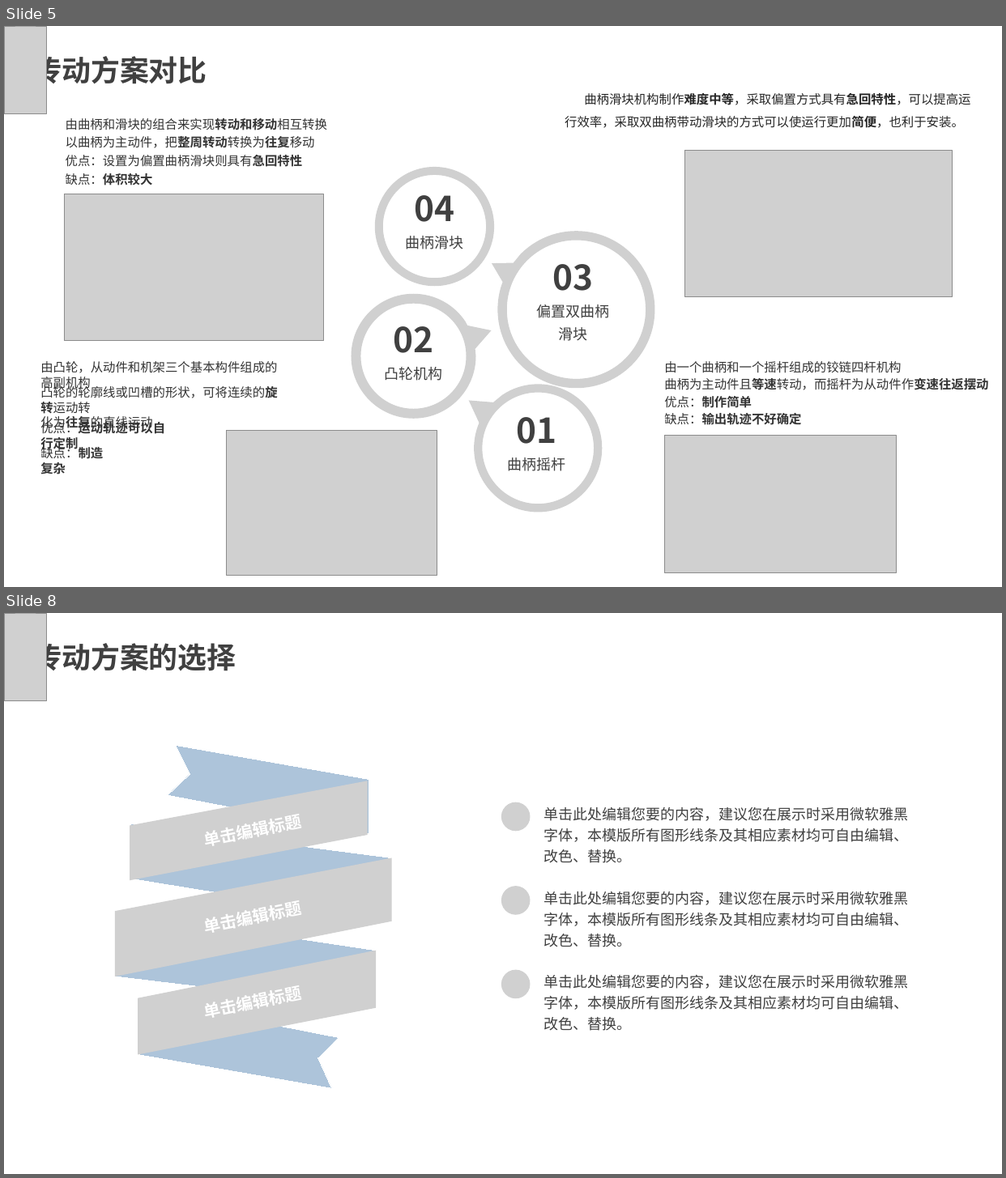
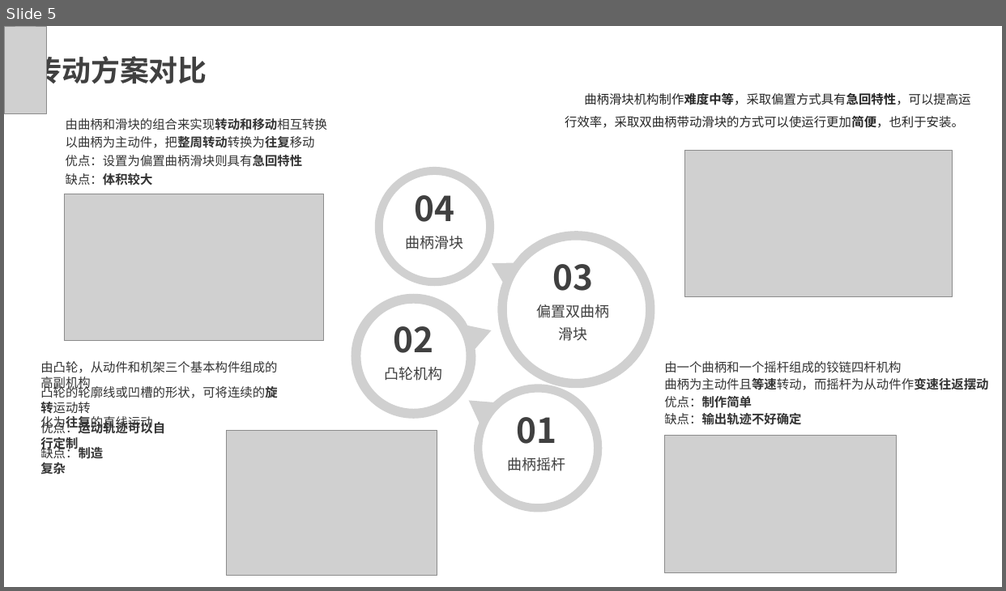
Before and after one commit to CMChris-Beat/InertiaScreen, a slide deck: 4.Docs/3.PresentationDoc/惯性筛课程设计答辩PPT.pptx. Shown one above the other, each under a label of ours: slides 5 and 8 before the commit, slide 5 after it; the slides between them are not shown. The pictures are 1006x1178 and 1006x591 pixels, drawn with LibreOffice and Linux fonts; fonts in the diff are those of the drawing; grey boxes stand for pictures; background and template pictures are left out. Boxes give left, top, right and bottom in pixels: in the first picture for what was removed or moved away, otherwise in the second. Text is boxed around its words. In the diff, an @@ line names an element or a change of style, - is before the commit and + after.

```diff
--- a/4.Docs/3.PresentationDoc/惯性筛课程设计答辩PPT.pptx
+++ b/4.Docs/3.PresentationDoc/惯性筛课程设计答辩PPT.pptx
@@ slide 8 removed at box(4, 613, 1002, 1174), background picture (left out) @@
@@ rectangle removed at box(4, 613, 1002, 1174) @@
@@ picture removed at box(4, 613, 47, 701) @@
@@ text removed at box(32, 639, 236, 676) @@
-传动方案的选择
@@ freeform shape removed at box(167, 746, 368, 835) @@
@@ picture removed at box(130, 781, 368, 880) @@
@@ picture removed at box(501, 803, 530, 832) @@
@@ freeform shape removed at box(131, 824, 392, 922) @@
@@ text removed at box(206, 831, 303, 923) @@
-单击编辑标题
@@ text removed at box(254, 814, 303, 837) @@
-单击编辑标题
@@ text removed at box(543, 807, 908, 863) @@
-单击此处编辑您要的内容，建议您在展示时采用微软雅黑字体，本模版所有图形线条及其相应素材均可自由编辑、改色、替换。
@@ picture removed at box(115, 858, 392, 977) @@
@@ picture removed at box(501, 886, 530, 915) @@
@@ text removed at box(543, 892, 908, 948) @@
-单击此处编辑您要的内容，建议您在展示时采用微软雅黑字体，本模版所有图形线条及其相应素材均可自由编辑、改色、替换。
@@ freeform shape removed at box(115, 911, 376, 1007) @@
@@ text removed at box(206, 918, 303, 1008) @@
-单击编辑标题
@@ picture removed at box(138, 951, 376, 1054) @@
@@ picture removed at box(501, 970, 530, 999) @@
@@ text removed at box(543, 975, 908, 1031) @@
-单击此处编辑您要的内容，建议您在展示时采用微软雅黑字体，本模版所有图形线条及其相应素材均可自由编辑、改色、替换。
@@ freeform shape removed at box(138, 999, 339, 1089) @@
```
Also in this commit, not shown: 2 slides changed, 2 slides added, 1 other slide removed, 4 other files.
